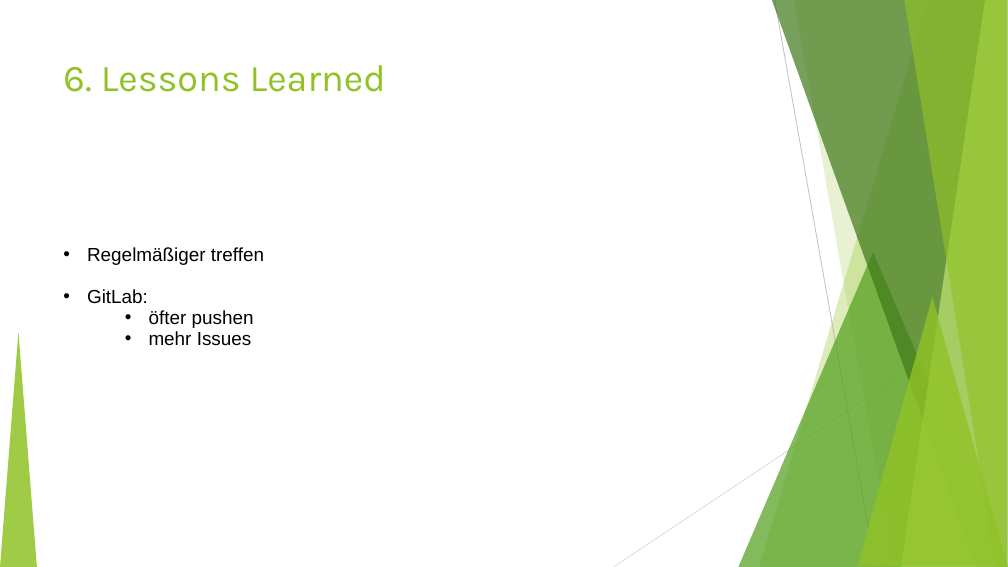
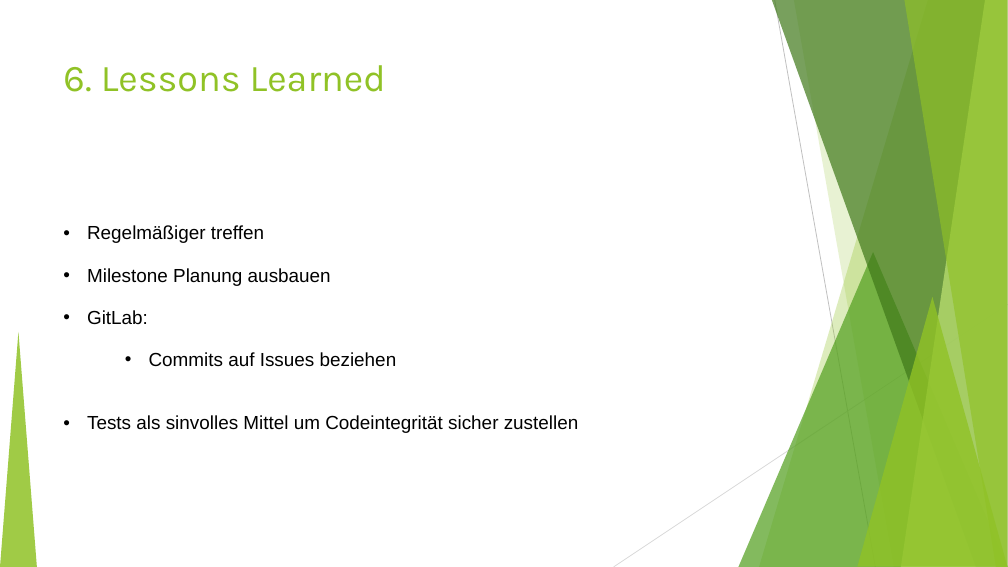
Before and after one commit to fh-erfurt/TravelBuddy-REST, a slide deck: slide 11 of doc/Präsentation/TravelBuddy_1.ppt (slide 12 before the commit). Drawn at 1008x567 pixels with LibreOffice and Linux fonts; fonts in the diff are those of the drawing. Boxes give left, top, right and bottom in pixels: in the first picture for what was removed or moved away, otherwise in the second. Text is boxed around its words. In the diff, an @@ line names an element or a change of style, - is before the commit and + after.

Commit message:
WIP Presentation

```diff
--- a/doc/Präsentation/TravelBuddy_1.ppt
+++ b/doc/Präsentation/TravelBuddy_1.ppt
@@ text at <box>87,268,331,286</box>: paragraph added @@
+• Milestone Planung ausbauen
@@ text at <box>87,352,579,433</box>: text changed @@
-  • öfter pushen
-  • mehr Issues
+  • Commits auf Issues beziehen
+• Tests als sinvolles Mittel um Codeintegrität sicher zustellen
```
Also in this commit, not shown: 1 other slide changed, 1 other file.
